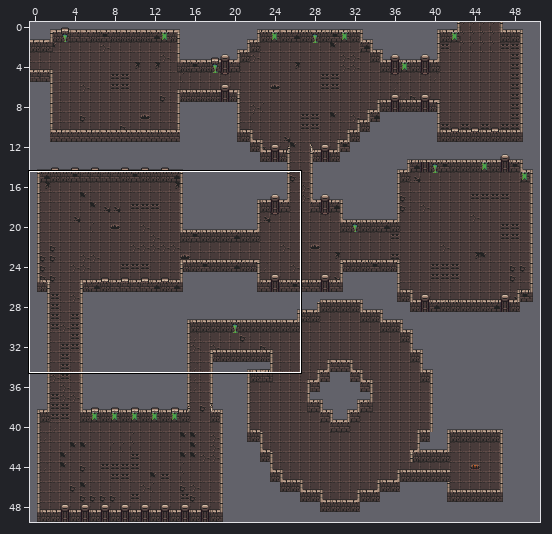
An edit to a level. Tiled map, map1.tmx. Above, an overview of the earlier version with the close-up marked.
Close-up. The starting point:
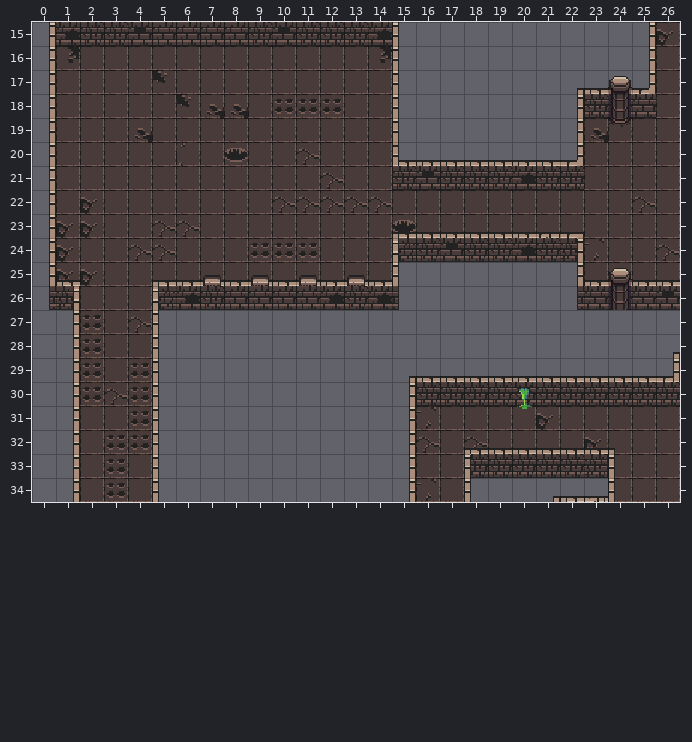
Cells are 16x16 px. Shown: x 0..26, y 15..34. The commit also changed other parts of the map, which this record leaves out.
After the commit:
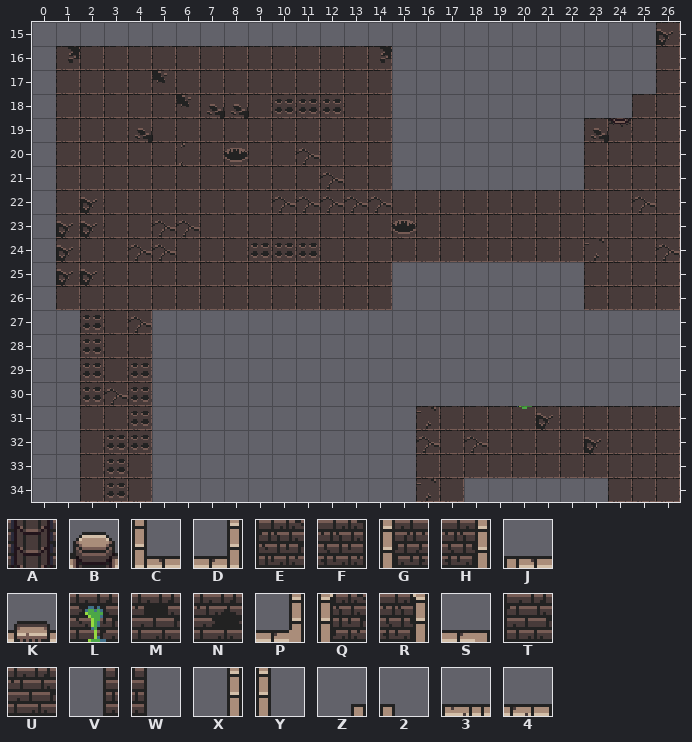
Key: from "titleset": A 17, B 18, C 19, D 20, E 21, F 22, G 23, H 24, J 25, K 40, L 41, M 43, N 44, P 46, Q 47, R 48, S 50, T 51, U 52, V 54, W 55, X 56, Y 57, Z 58, 2 59, 3 60, 4 62.
_ is an empty cell.
What changed:
Layer "back-wall" (removed):
The edit erases the tile that lay hidden in row 33 at x 18.
The edit erases tile 3 in row 34 at x 23.
The edit erases tile A in row 18 at x 24.
The edit erases tile B in row 17 at x 24.
The edit erases tile C in row 20 at x 15.
The edit erases tile D in row 29 at x 26.
The edit erases tile E in row 15 at x 2 to 3, 9 and 11 to 13; in row 18 at x 23; in row 21 at x 15, 17 to 19 and 21 to 22; in row 30 at x 16 to 19 and 21 to 26.
The edit erases tile J in row 17 at x 23; in row 20 at x 16 to 21; in row 29 at x 16 to 25; in row 34 at x 22.
The edit erases tile L in row 30 at x 20.
The edit erases tile M in row 15 at x 4 and 10; in row 21 at x 16.
The edit erases tile N in row 15 at x 1 and 14; in row 21 at x 20.
The edit erases tile P in row 17 at x 25; in row 20 at x 22.
The edit erases tile T in row 15 at x 5 to 8.
The edit erases tile U in row 18 at x 25.
The edit erases tile V in row 26 at x 22.
The edit erases tile X in rows 15 to 17 at x 0; in rows 18 to 19 at x 0 and 22; in rows 20 to 25 at x 0; in rows 28 to 29 at x 1; in rows 30 to 34 at x 1 and 15.
The edit erases tile Y in rows 15 to 19 at x 15; in rows 28 to 33 at x 5; in row 34 at x 5 and 18.
The edit erases tile Z in row 17 at x 22; in row 28 at x 26; in row 29 at x 15; in row 34 at x 21.
Layer "front-wall" (removed):
The edit erases tile 2 in row 32 at x 24.
The edit erases tile 3 in row 34 at x 23.
The edit erases tile 4 in row 23 at x 21.
The edit erases tile A in row 26 at x 24.
The edit erases tile B in row 25 at x 24.
The edit erases tile E in row 24 at x 16, 18 to 19 and 21; in row 26 at x 7 and 13; in row 33 at x 19 to 22.
The edit erases tile F in row 33 at x 23.
The edit erases tile G in row 24 at x 15; in row 26 at x 5.
The edit erases tile H in row 26 at x 1.
The edit erases tile J in row 23 at x 15 to 20; in row 25 at x 1, 5 to 6, 8, 10, 12, 14, 23 and 25 to 26; in row 32 at x 18 to 23.
The edit erases tile K in row 25 at x 7, 9, 11 and 13.
The edit erases tile M in row 24 at x 17; in row 26 at x 26.
The edit erases tile N in row 24 at x 20; in row 26 at x 6, 12 and 14.
The edit erases tile Q in row 33 at x 18.
The edit erases tile R in row 24 at x 22.
The edit erases tile S in row 23 at x 22.
The edit erases tile T in row 26 at x 8 to 11.
The edit erases tile U in row 26 at x 23 and 25.
The edit erases tile V in row 26 at x 0 and 22.
The edit erases tile W in row 26 at x 15.
The edit erases tile X in rows 15 to 16 at x 25; in row 25 at x 22; in row 27 at x 1.
The edit erases tile Y in row 25 at x 15; in row 27 at x 5; in rows 33 to 34 at x 24.
